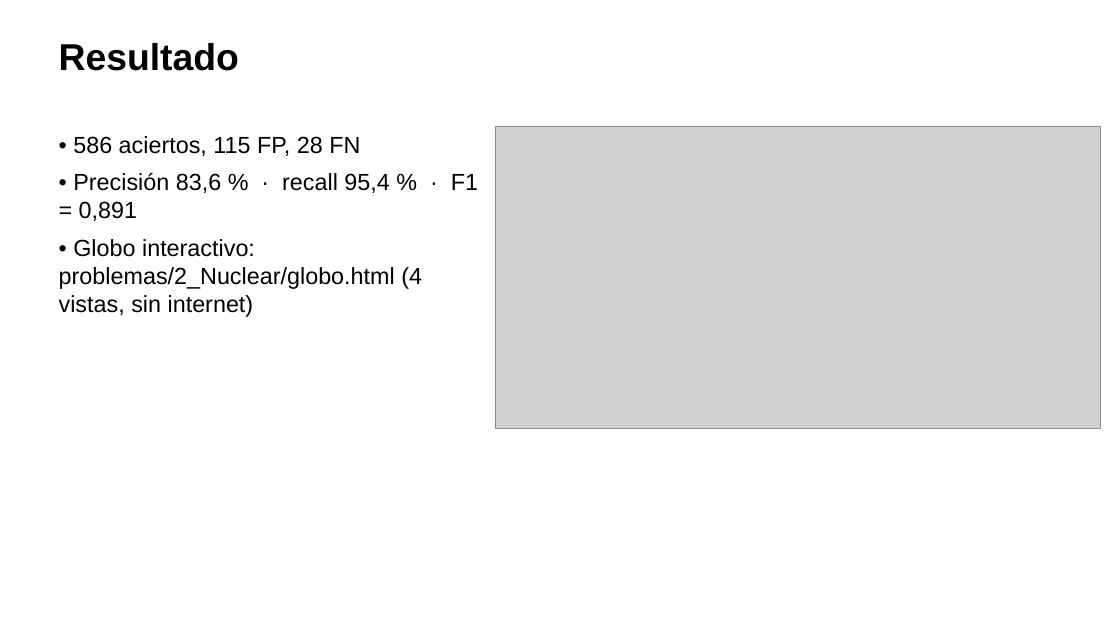
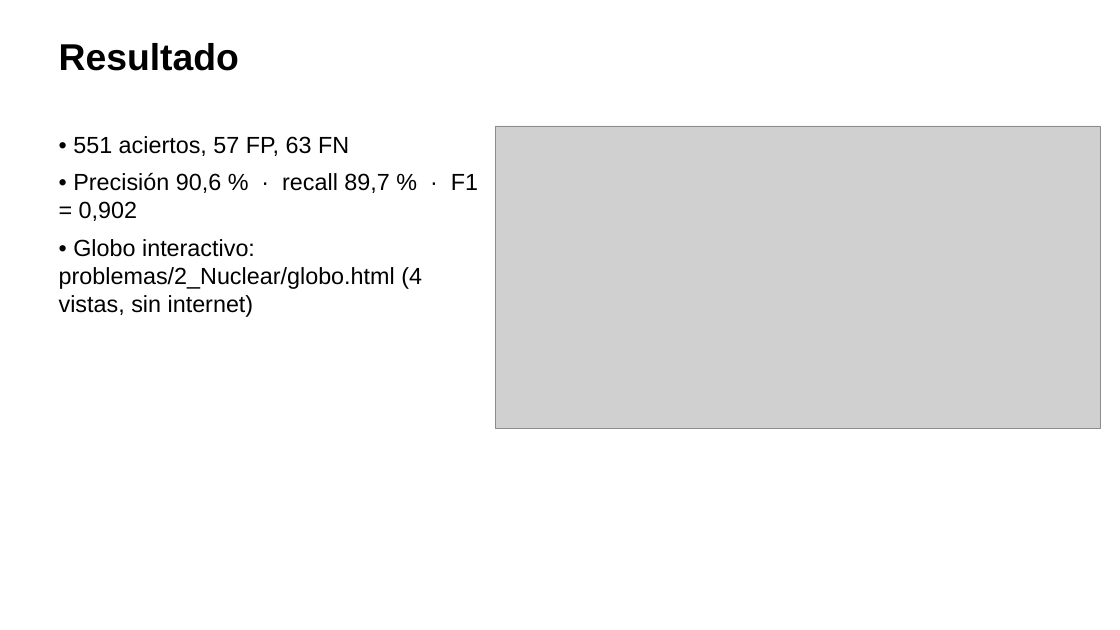
Before and after one commit to ArnauMontull/CPIA-Expo, a slide deck: slide 8 of presentacion/expo_cpia.pptx. Drawn at 1120x630 pixels with LibreOffice and Linux fonts; fonts in the diff are those of the drawing; grey boxes stand for pictures. Boxes give left, top, right and bottom in pixels: in the first picture for what was removed or moved away, otherwise in the second. Text is boxed around its words. In the diff, an @@ line names an element or a change of style, - is before the commit and + after.

```diff
--- a/presentacion/expo_cpia.pptx
+++ b/presentacion/expo_cpia.pptx
@@ text at [73,136,478,221]: text changed @@
-• 586 aciertos, 115 FP, 28 FN
-• Precisión 83,6 % · recall 95,4 % · F1 = 0,891
+• 551 aciertos, 57 FP, 63 FN
+• Precisión 90,6 % · recall 89,7 % · F1 = 0,902
```
Also in this commit, not shown: 2 other slides changed, 12 other files.
